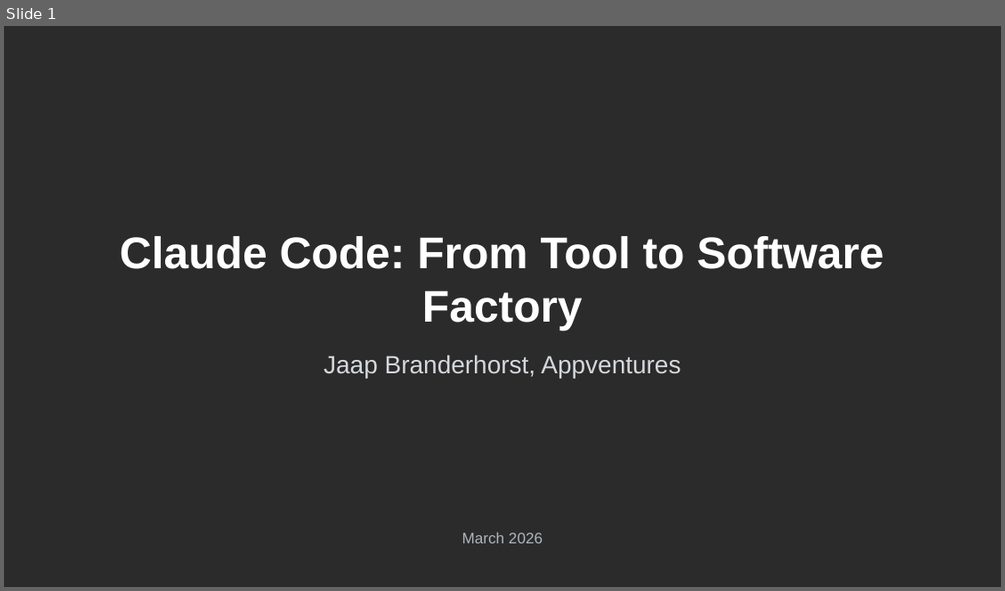
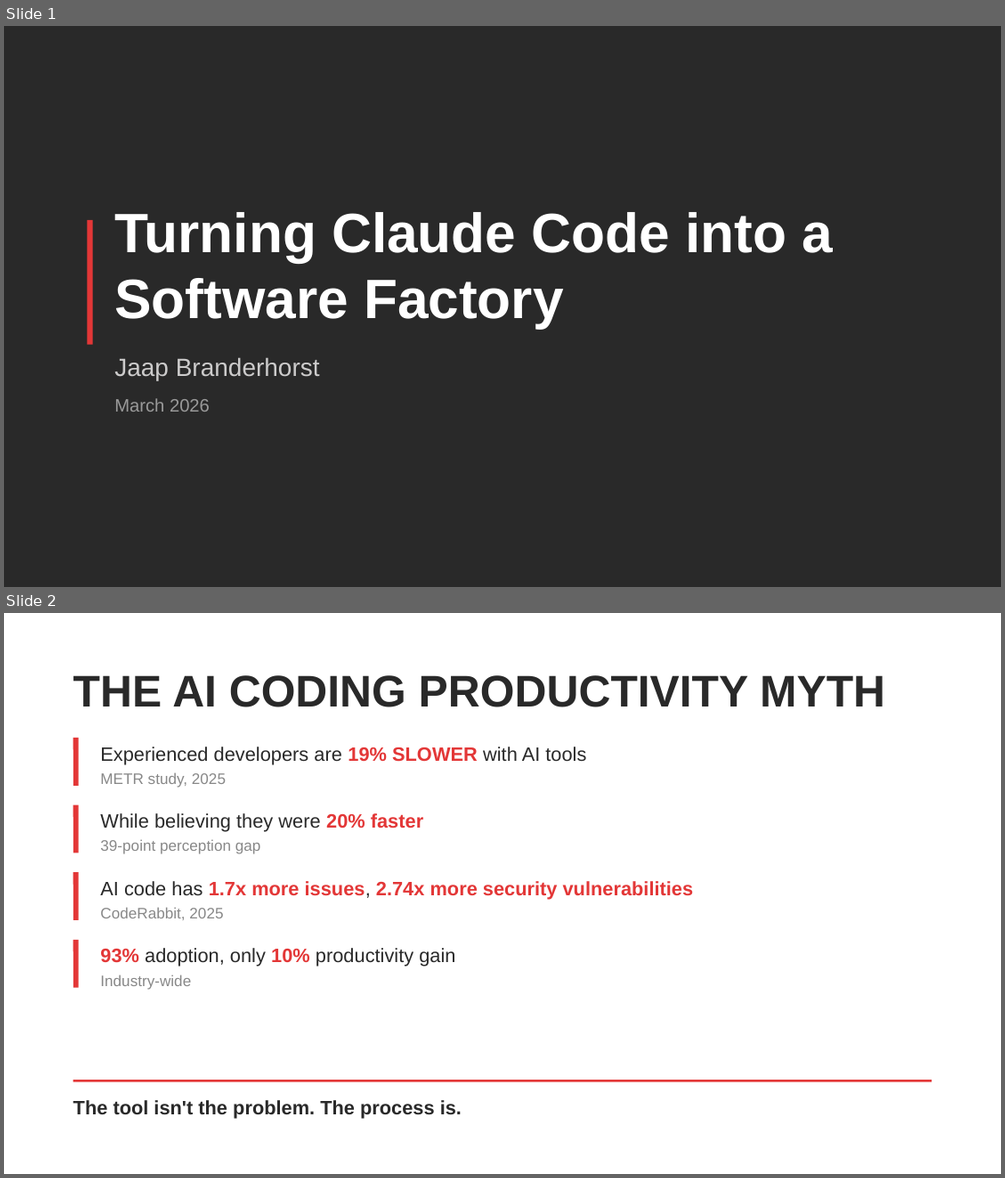
Before and after one commit to SalesforceRocks/python-demo, a slide deck: presentation.pptx. Shown one above the other, each under a label of ours: slide 1 before the commit, slides 1 and 2 after it. The pictures are 1005x591 and 1005x1178 pixels, drawn with LibreOffice and Linux fonts; fonts in the diff are those of the drawing; background and template pictures are left out; a plain dark background stands for a picture behind light text. Boxes give left, top, right and bottom in pixels: in the first picture for what was removed or moved away, otherwise in the second. Text is boxed around its words. In the diff, an @@ line names an element or a change of style, - is before the commit and + after.

```diff
--- a/presentation.pptx
+++ b/presentation.pptx
@@ slide 2 added at (x1=4, y1=613, x2=1001, y2=1174), background #FFFFFF @@
@@ text added at (x1=73, y1=675, x2=885, y2=707), 32 pt, text #292929, bold @@
+THE AI CODING PRODUCTIVITY MYTH
@@ line added from (76, 738) to (76, 786), #E33737 3.75 pt @@
@@ text added at (x1=100, y1=747, x2=586, y2=764), 14 pt, text #292929 @@
+Experienced developers are 19% SLOWER with AI tools
@@ text added at (x1=100, y1=773, x2=226, y2=787), 11 pt, text #888888 @@
+METR study, 2025
@@ line added from (76, 804) to (76, 853), #E33737 3.75 pt @@
@@ text added at (x1=100, y1=813, x2=423, y2=832), 14 pt, text #292929 @@
+While believing they were 20% faster
@@ text added at (x1=100, y1=839, x2=261, y2=854), 11 pt, text #888888 @@
+39-point perception gap
@@ line added from (76, 872) to (76, 920), #E33737 3.75 pt @@
@@ text added at (x1=100, y1=881, x2=694, y2=900), 14 pt, text #E33737, bold @@
+AI code has 1.7x more issues, 2.74x more security vulnerabilities
@@ text added at (x1=100, y1=907, x2=223, y2=920), 11 pt, text #888888 @@
+CodeRabbit, 2025
@@ line added from (76, 939) to (76, 988), #E33737 3.75 pt @@
@@ text added at (x1=100, y1=948, x2=455, y2=966), 14 pt, text #292929 @@
+93% adoption, only 10% productivity gain
@@ text added at (x1=100, y1=974, x2=191, y2=989), 11 pt, text #888888 @@
+Industry-wide
@@ line added from (73, 1080) to (932, 1080), #E33737 1.5 pt @@
@@ text added at (x1=73, y1=1100, x2=461, y2=1119), 14 pt, text #292929, bold @@
+The tool isn't the problem. The process is.
@@ slide 1 changed as well @@
@@ background picture (left out) to #292929 @@
@@ text at (x1=114, y1=212, x2=833, y2=328): text changed; size 32 to 40 pt @@
-Claude Code: From Tool to Software Factory
+Turning Claude Code into a Software Factory
@@ rectangle added at (x1=87, y1=219, x2=93, y2=344), fill #E33737 @@
@@ text at (x1=114, y1=357, x2=320, y2=380): text changed; text colour #D5D8DC to #CCCBCB @@
-Jaap Branderhorst, Appventures
+Jaap Branderhorst
@@ text "March 2026" moved from (x1=462, y1=532, x2=542, y2=543) to (x1=114, y1=398, x2=210, y2=411) @@
@@ text "March 2026" at (x1=114, y1=398, x2=210, y2=411): size 11 to 13 pt, text colour #AEB6BF to #999999; alignment centre to left @@
```
Also in this commit, not shown: 10 other slides added, 27 slides removed, 18 other files.
